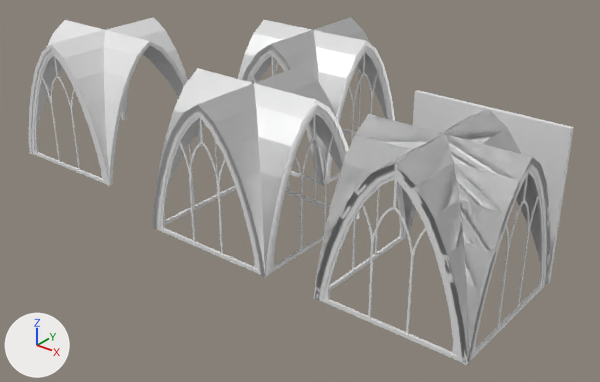
The Blender file Assets/Meshes/Ceiling_Crossing.blend: old version first, new version second.
One viewpoint serves both versions: a camera (50 mm lens) standing at (20.0, -34.0, 21.4) and looking at (-5.6, -2.0, 1.6). Lighting does not change. The marker at lower left points along +X, +Y and +Z.

In view in the first picture: 'LOD_A_Ceiling_Crossing', 'LOD_A_Ceiling_Crossing_wall_connector', 'LOD_B_Ceiling_Crossing_1_sides', 'LOD_B_Ceiling_Crossing_2_sides', 'LOD_B_Ceiling_Crossing_3_sides', 'LOD_B_Ceiling_Crossing_4_sides'.
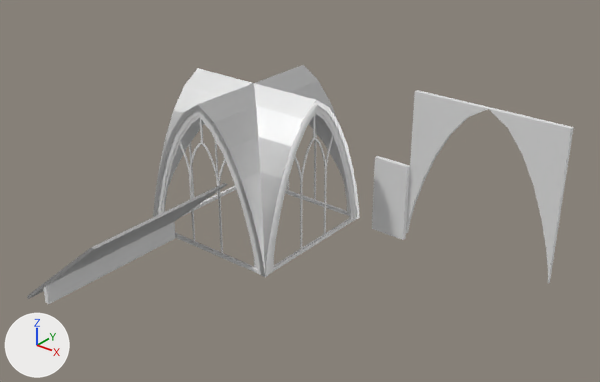
Edits to the bpy script that builds the scene:
```text
Add me_lod_a_roof_plate:
    me_lod_a_roof_plate.from_pydata(...)  # 20 vertices, 18 faces; spans x -1.5..4.25, y -8.0..0.0, z -0.45..4.35
    # faces by material slot: [13, 5]
    me_lod_a_roof_plate.materials.append(mat_roof_material)  # its picture is missing
    me_lod_a_roof_plate.materials.append(mat_bricks)
Add me_lod_a_half_wall:
    me_lod_a_half_wall.from_pydata([(-2.0, 0.0, 0.0), (0.0, 0.0, 0.0), (-2.0, -0.25, 0.0), (0.0, -0.25, 0.0), (-2.0, 0.0, 4.0), (0.0, 0.0, 4.0), (-2.0, -0.25, 4.0), (0.0, -0.25, 4.0), (-2.0, 0.0, -0.25), (0.0, 0.0, -0.25), (-2.0, -0.25, -0.25), (0.0, -0.25, -0.25)], [], [(2, 0, 8, 10), (4, 6, 7, 5), (0, 4, 5, 1), (2, 6, 4, 0), (3, 7, 6, 2), (1, 5, 7, 3), (8, 9, 11, 10), (3, 2, 10, 11), (1, 3, 11, 9), (0, 1, 9, 8)])
    me_lod_a_half_wall.materials.append(mat_bricks)
Change ob_lod_a_ceiling_crossing:
    add ob_lod_a_ceiling_crossing.hide_set(True)
Change ob_lod_b_ceiling_crossing_3_sides:
    add ob_lod_b_ceiling_crossing_3_sides.hide_viewport = True
Change ob_lod_b_ceiling_crossing_2_sides:
    add ob_lod_b_ceiling_crossing_2_sides.hide_viewport = True
Change ob_lod_b_ceiling_crossing_1_sides:
    add ob_lod_b_ceiling_crossing_1_sides.hide_viewport = True
Add ob_lod_a_roof_plate:
    ob_lod_a_roof_plate = bpy.data.objects.new('LOD_A_Roof_plate', me_lod_a_roof_plate)
    ob_lod_a_roof_plate.location = (-9.5, -8.0, 0.0)
Add ob_lod_a_half_wall:
    ob_lod_a_half_wall = bpy.data.objects.new('LOD_A_Half_Wall', me_lod_a_half_wall)
    ob_lod_a_half_wall.location = (0.0, 0.0, 0.0)
```

Where the change shows, as pixel boxes [x1, y1, x2, y2] in the pictures (600 x 382 px):
'LOD_A_Ceiling_Crossing', hidden
    before: [314, 109, 550, 365]
'LOD_B_Ceiling_Crossing_1_sides', hidden
    before: [29, 17, 204, 186]
'LOD_B_Ceiling_Crossing_2_sides', hidden
    before: [237, 17, 395, 186]
'LOD_B_Ceiling_Crossing_3_sides', hidden
    before: [319, 164, 547, 362]
'LOD_A_Roof_plate', added
    after: [27, 183, 227, 304]
    faces in mat_bricks: [43, 222, 175, 304]
    faces in mat_roof_material (its picture is missing): [27, 183, 227, 299]
'LOD_A_Half_Wall', added
    after: [372, 156, 410, 240]
